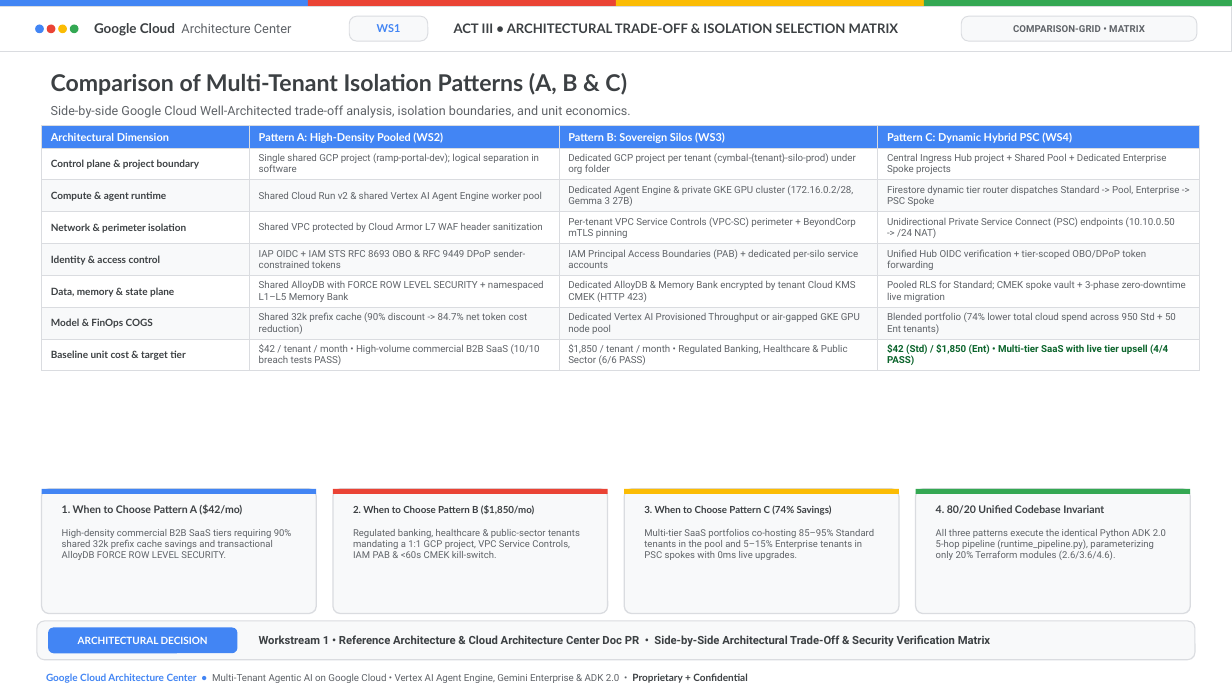
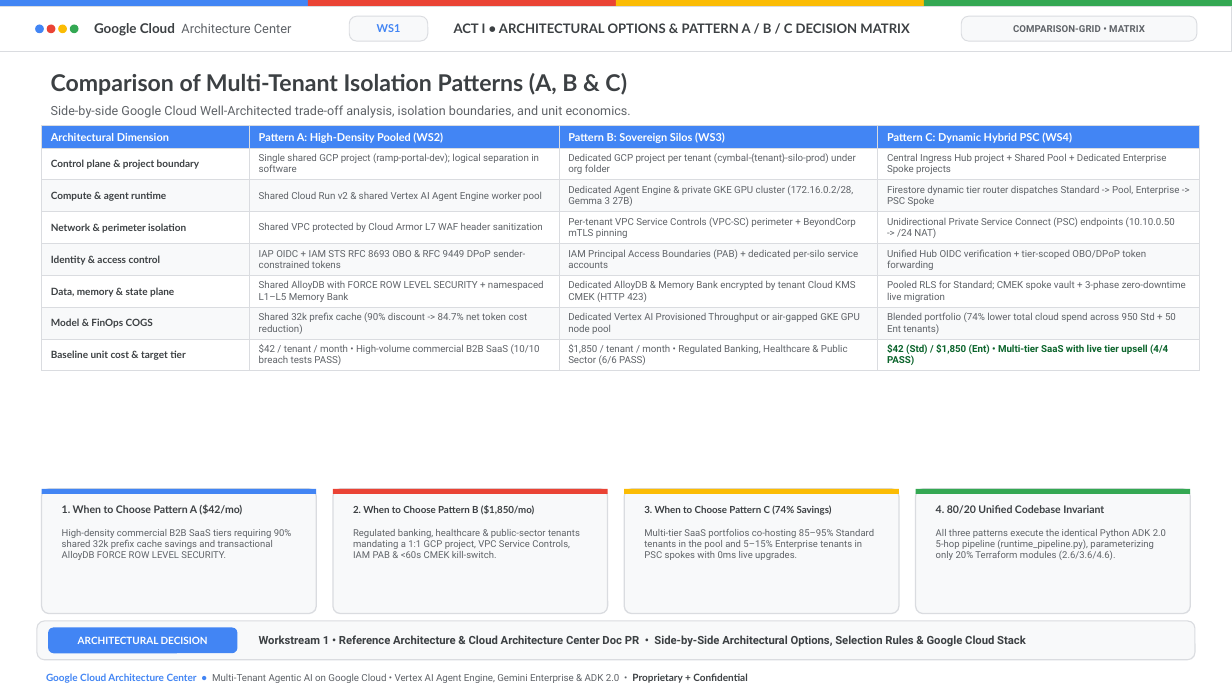
Before and after one commit to nitinaggarwal-12/blogs, a slide deck: slide 4 of slides/doc-mt-01-editable-slides.pptx (slide 9 before the commit). Drawn at 1232x693 pixels with LibreOffice and Linux fonts; fonts in the diff are those of the drawing. Boxes give left, top, right and bottom in pixels: in the first picture for what was removed or moved away, otherwise in the second. Text is boxed around its words. In the diff, an @@ line names an element or a change of style, - is before the commit and + after.

```diff
--- a/slides/doc-mt-01-editable-slides.pptx
+++ b/slides/doc-mt-01-editable-slides.pptx
@@ text at (454, 23, 909, 33): text changed @@
-ACT III • ARCHITECTURAL TRADE-OFF & ISOLATION SELECTION MATRIX
+ACT I • ARCHITECTURAL OPTIONS & PATTERN A / B / C DECISION MATRIX
@@ text at (259, 635, 1026, 647): text changed @@
-Workstream 1 • Reference Architecture & Cloud Architecture Center Doc PR • Side-by-Side Architectural Trade-Off & Security Verification Matrix
+Workstream 1 • Reference Architecture & Cloud Architecture Center Doc PR • Side-by-Side Architectural Options, Selection Rules & Google Cloud Stack
```
Also in this commit, not shown: 4 other slides changed, 18 other files.
